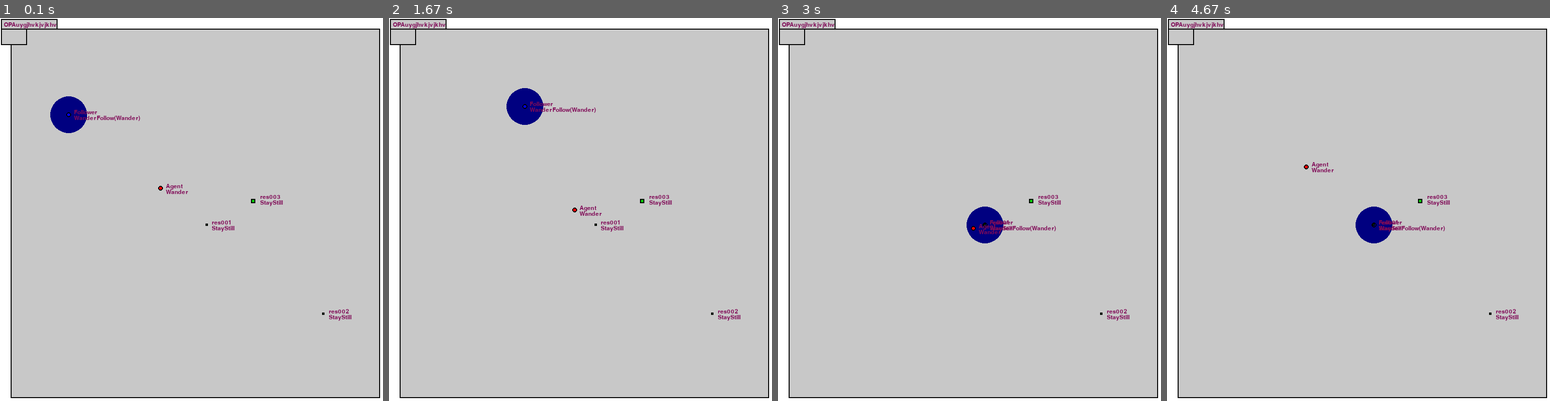
Above: before the commit, frames 1-4 (left to right).
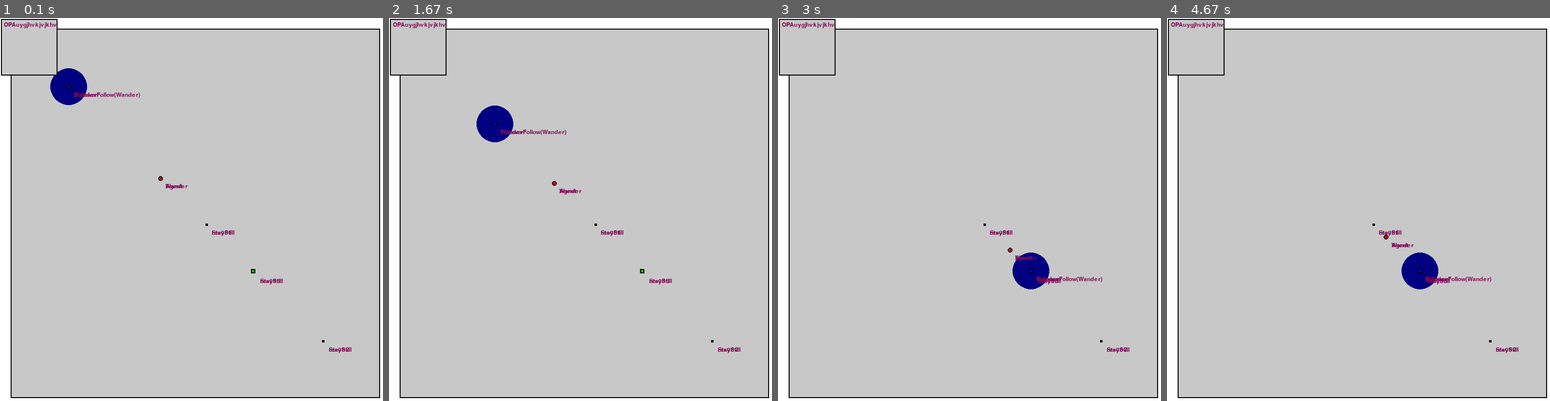
Above: after the commit, the same moments.

Repository: raphaelpaiva/py_creatures
Game: pygame game, started from main.py
Two runs of this game, one before a commit and one after it. Both use one fixed random seed, a clock stepped at 60 frames per second and the inputs below.
Inputs:
- Up to frame 1 (0.1 s): no input
- Up to frame 2 (1.67 s): no input
- Up to frame 3 (3 s): no input
- Up to frame 4 (4.67 s): no input

The runs differ from the first frame. In frame 1, 2.3% of the frame differs, in the area x 0-92%, y 2-88%; in frame 2, 2.5%; in frame 3, 2.3%; in frame 4, 2.4%.

Commit message:
WIP: Moving to numpy

Diff:
--- a/creatures/primitives.py
+++ b/creatures/primitives.py
@@ -1,12 +1,12 @@
 from __future__ import annotations
-from math import isclose, sqrt
+from math import isclose
 from typing import Any, Dict
+import numpy as np
 
 class Vector(object):
-  def __init__(self, x: float, y: float) -> None:
+  def __init__(self, x: float = 0, y: float = 0, vec = None) -> None:
     super().__init__()
-    self._x: float = x
-    self._y: float = y
+    self._vec = np.array([x, y]) if vec is None else vec
 
   @classmethod
   def from_points(cls, origin: Vector, dest: Vector) -> Vector:
@@ -34,33 +34,38 @@
     return self.mul(other)
 
   def mul(self, value: Any[float, int]) -> Vector:
-    return Vector(self.x * value, self.y * value)
+    return Vector(vec=self._vec * value)
 
   def div(self, value: Any[float, int]) -> Vector:
     return self * (1.0 / value)
 
-  def add(self, vec: Vector) -> Vector:
-    return Vector(self.x + vec.x, self.y + vec.y)
+  def add(self, other: Vector) -> Vector:
+    return Vector(vec=self._vec + other._vec)
 
-  def sub(self, vec: Vector) -> Vector:
-    return Vector(self.x - vec.x, self.y - vec.y)
+  def sub(self, other: Vector) -> Vector:
+    return Vector(vec=self._vec - other._vec)
 
   def size(self) -> float:
-    return sqrt(self.x * self.x + self.y * self.y)
+    return np.sqrt(np.power(self._vec, [2, 2]))
+    #return sqrt(self.x * self.x + self.y * self.y)
 
   def unit(self) -> Vector:
-    return self / self.size()
+    return Vector(vec=self._vec / self.size())
 
   def scalar(self, mult: float) -> Vector:
-    return Vector(self.x * mult, self.y * mult)
+    return Vector(vec=self._vec * mult)
+
+  def as_tuple(self):
+    return (self.x, self.x)
 
   @property
   def x(self) -> float:
-    return self._x
+    return self._vec[0]
 
   @property
   def y(self) -> float:
-    return self._y
+    return self._vec[1]
+
 
   def __eq__(self, __o: object) -> bool:
     return isinstance(__o, Vector) and ( isclose(self.x, __o.x, rel_tol=1e-1) and isclose(self.y, __o.y, rel_tol=1e-1))
--- a/creatures/render_system.py
+++ b/creatures/render_system.py
@@ -3,12 +3,11 @@
 import pygame as pg
 
 from creatures.component import MovementComponent
+from creatures.primitives import Vector
 
 from .world import Entity, World
 from .system import System
 
-UIPosition = namedtuple('UIPosition', ['x', 'y'])
-UISize     = namedtuple('UISize', ['width', 'height'])
 UIColor    = namedtuple('ScreenColor', ['r', 'g', 'b'])
 
 SCREEN_WIDTH  = 800
@@ -16,8 +15,8 @@
 ZOOM_LEVEL    = 0.95
 BORDER_WIDTH  = 2
 WORLD_MARGIN  = 5
-ORIGIN        = UIPosition(0, 0)
-DEFAULT_SIZE  = UISize(SCREEN_WIDTH, SCREEN_HEIGHT)
+ORIGIN        = Vector(0, 0)
+DEFAULT_SIZE  = Vector(SCREEN_WIDTH, SCREEN_HEIGHT)
 
 FPS_LIMIT = 0
 
@@ -63,12 +62,12 @@
 class Widget(object):
   def __init__(self,
     parent:           pg.Surface,
-    position:         UIPosition = ORIGIN,
-    size:             UISize     = DEFAULT_SIZE,
-    background_color: UIColor    = BACKGROUND_GREY,
-    border_width:     int        = BORDER_WIDTH,
-    border_color:     UIColor    = BLACK,
-    margin:           int        = BORDER_WIDTH
+    position:         Vector  = ORIGIN,
+    size:             Vector  = DEFAULT_SIZE,
+    background_color: UIColor = BACKGROUND_GREY,
+    border_width:     int     = BORDER_WIDTH,
+    border_color:     UIColor = BLACK,
+    margin:           int     = BORDER_WIDTH
   ) -> None:
     self.parent           = parent
     self.size             = size
@@ -78,8 +77,8 @@
     self.margin           = margin
     layout_offset         = self.margin + self.border_width
 
-    self.position         = UIPosition(layout_offset + position.x, layout_offset + position.y)
-    self.surface          = pg.Surface(size)
+    self.position         = Vector(layout_offset + position.x, layout_offset + position.y)
+    self.surface          = pg.Surface(size.as_tuple())
     self.rect             = self.surface.get_rect()
 
     self.border_rect  = pg.rect.Rect(
@@ -101,27 +100,27 @@
 
     self.update()
 
-    self.parent.blit(self.surface, self.position)
+    self.parent.blit(self.surface, self.position.as_tuple())
 
   def update(self): pass
 
   @classmethod
-  def center_in_surface(cls, surface: pg.surface, size: UISize) -> UIPosition:
-    return UIPosition(
-      0.5 * (surface.get_width()  - size.width),
-      0.5 * (surface.get_height() - size.height)
+  def center_in_surface(cls, surface: pg.surface, size: Vector) -> Vector:
+    return Vector(
+      0.5 * (surface.get_width()  - size.x),
+      0.5 * (surface.get_height() - size.y)
     )
 
 class TextWidget(Widget):
-  def __init__(self, surface: pg.Surface, text: str, font: pg.font.Font, position: UIPosition = ORIGIN, size: UISize = DEFAULT_SIZE, background_color: UIColor = BACKGROUND_GREY, border_width: int = BORDER_WIDTH, border_color: UIColor = BLACK, margin: int = BORDER_WIDTH) -> None:
+  def __init__(self, surface: pg.Surface, text: str, font: pg.font.Font, position: Vector = ORIGIN, size: Vector = DEFAULT_SIZE, background_color: UIColor = BACKGROUND_GREY, border_width: int = BORDER_WIDTH, border_color: UIColor = BLACK, margin: int = BORDER_WIDTH) -> None:
     self.text = text
     self.font = font
     self.text_surface = self.font.render(self.text, True, NICE_COLOR)
-    new_size = UISize(self.text_surface.get_width() + margin + border_width, self.text_surface.get_height() + margin + border_width)
+    new_size = Vector(self.text_surface.get_width() + margin + border_width, self.text_surface.get_height() + margin + border_width)
     super().__init__(surface, position, new_size, background_color, border_width, border_color, margin)
 
   def update(self):
-    self.surface.blit(self.text_surface, self.position)
+    self.surface.blit(self.text_surface, self.position.as_tuple())
 
 
 class WorldWidget(Widget):
@@ -131,8 +130,8 @@
     world: World,
     scale: float,
     font: pg.font.Font,
-    position: UIPosition = ORIGIN,
-    size: UISize = DEFAULT_SIZE,
+    position: Vector = ORIGIN,
+    size: Vector = DEFAULT_SIZE,
     background_color: UIColor = BACKGROUND_GREY,
     border_width: int = BORDER_WIDTH,
     border_color: UIColor = BLACK,
@@ -172,45 +171,35 @@
       entity_border_width = 2 # TODO: Parametrize this
       size = entity.size * self.scale - entity_border_width
 
-      if MovementComponent.__name__ not in entity.components or not entity.components[MovementComponent.__name__]:
-        return
-      movement_component: MovementComponent = entity.components[MovementComponent.__name__][0]
-
-      entity_pos = [
-        movement_component.position.x * self.scale + self.position.x,
-        movement_component.position.y * self.scale + self.position.y
-      ]
-
-      text_offset = [
-      5 + size,
-      -1 * size - 5
-    ]
+      if not entity.movement:
+        # Nothing to render
+        continue
+
+      entity_screen_pos = entity.movement.position * self.scale + self.position
+      text_offset = Vector(5 + size, -1 * size - 5)
+
       name_text = self.font.render(entity.properties.get('name', entity.id), True, NICE_COLOR)
-      name_pos  = [entity_pos[0] + text_offset[0], entity_pos[1] + text_offset[1]]
-      self.surface.blit(name_text, name_pos)
+      name_pos  = entity_screen_pos + text_offset
+      self.surface.blit(name_text, name_pos.as_tuple())
 
       behavior_text = self.font.render(str(entity.behavior), True, NICE_COLOR)
-      behavior_pos  = [name_pos[0], name_pos[1] + self.font.get_height()]
-      self.surface.blit(behavior_text, behavior_pos)
+      behavior_pos  = name_pos + Vector(0, self.font.get_height())
+      self.surface.blit(behavior_text, behavior_pos.as_tuple())
 
   def _render_middle_layer(self, sorted_entities: List[Entity]):
     for entity in sorted_entities:
       border_width = 2
       size = entity.size * self.scale - border_width
 
-      if MovementComponent.__name__ not in entity.components or not entity.components[MovementComponent.__name__]:
-        return
-      movement_component: MovementComponent = entity.components[MovementComponent.__name__][0]
-
-      entity_pos = [
-        movement_component.position.x * self.scale + self.position.x,
-        movement_component.position.y * self.scale + self.position.y
-      ]
+      if not entity.movement:
+        continue
+
+      entity_screen_pos = entity.movement.position * self.scale + self.position
 
       if entity.is_resource:
-        self._render_resource(entity, size, entity_pos)
+        self._render_resource(entity, size, entity_screen_pos.as_tuple())
       else:
-        self._render_entity(entity, size, entity_pos)
+        self._render_entity(entity, size, entity_screen_pos.as_tuple())
 
   def _render_resource(self, entity, size, entity_pos):
     pg.draw.rect(
@@ -254,20 +243,16 @@
 
   def _render_bottom_layer(self,sorted_entities: List[Entity]):
     for entity in sorted_entities:
-      if MovementComponent.__name__ not in entity.components or not entity.components[MovementComponent.__name__]:
-        return
-      movement_component: MovementComponent = entity.components[MovementComponent.__name__][0]
-
-      entity_pos = [
-        movement_component.position.x * self.scale + self.position.x,
-        movement_component.position.y * self.scale + self.position.y
-      ]
+      if not entity.movement:
+        continue
+
+      entity_pos = entity.movement.position * self.scale + self.position
 
       if 'sensor_radius' in entity.properties:
         pg.draw.circle(
         self.surface,
         (0, 0, 128),
-        entity_pos,
+        entity_pos.as_tuple(),
         entity.properties['sensor_radius'] * self.scale
       )
 
@@ -291,7 +276,7 @@
 
     self.scale = self.zoom_level * (self.screen.get_width() / self.world.width)
 
-    world_widget_size = UISize(
+    world_widget_size = Vector(
       self.world.width * self.scale,
       self.world.height * self.scale
     )
@@ -305,7 +290,7 @@
       size=world_widget_size
     )
 
-    self.widget = Widget(self.screen, UIPosition(0, 0), UISize(50, 50))
+    self.widget = Widget(self.screen, Vector(0, 0), Vector(50, 50))
 
     self.widgets.append(self.world_widget)
     self.widgets.append(self.widget)
Not shown, changed: requirements.txt
